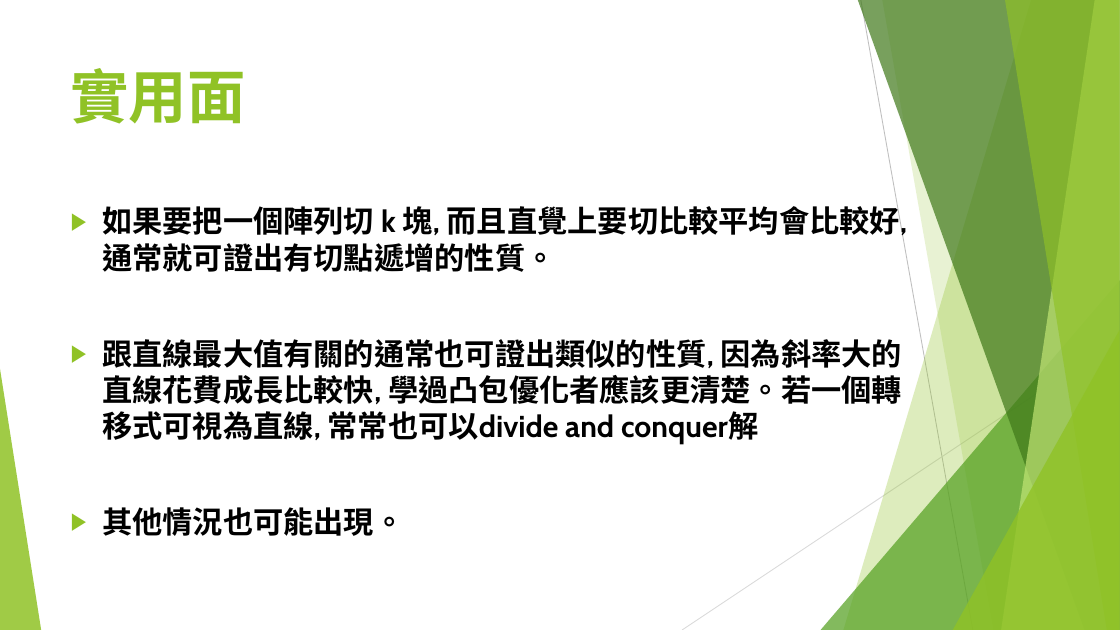
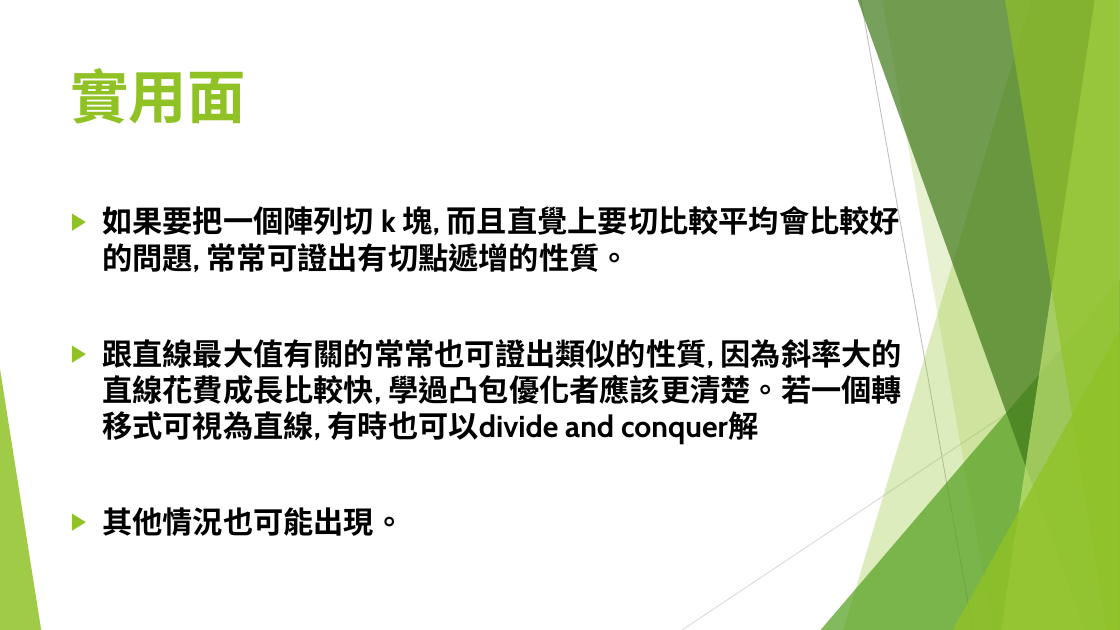
Before and after one commit to S920105123/DP2, a slide deck: slide 34 of presentation/進階動態規劃.pptx. Drawn at 1120x630 pixels with LibreOffice and Linux fonts; fonts in the diff are those of the drawing. Boxes give left, top, right and bottom in pixels: in the first picture for what was removed or moved away, otherwise in the second. Text is boxed around its words. In the diff, an @@ line names an element or a change of style, - is before the commit and + after.

```diff
--- a/presentation/進階動態規劃.pptx
+++ b/presentation/進階動態規劃.pptx
@@ text at (102, 202, 902, 444): text changed @@
-▶ 如果要把一個陣列切 k 塊, 而且直覺上要切比較平均會比較好, 通常就可證出有切點遞增的性質。
-▶ 跟直線最大值有關的通常也可證出類似的性質, 因為斜率大的直線花費成長比較快, 學過凸包優化者應該更清楚。若一個轉移式可視為直線, 常常也可以divide and conquer解
+▶ 如果要把一個陣列切 k 塊, 而且直覺上要切比較平均會比較好的問題, 常常可證出有切點遞增的性質。
+▶ 跟直線最大值有關的常常也可證出類似的性質, 因為斜率大的直線花費成長比較快, 學過凸包優化者應該更清楚。若一個轉移式可視為直線, 有時也可以divide and conquer解
```
Also in this commit, not shown: 7 other slides changed, 1 slide added, 1 slide removed.
